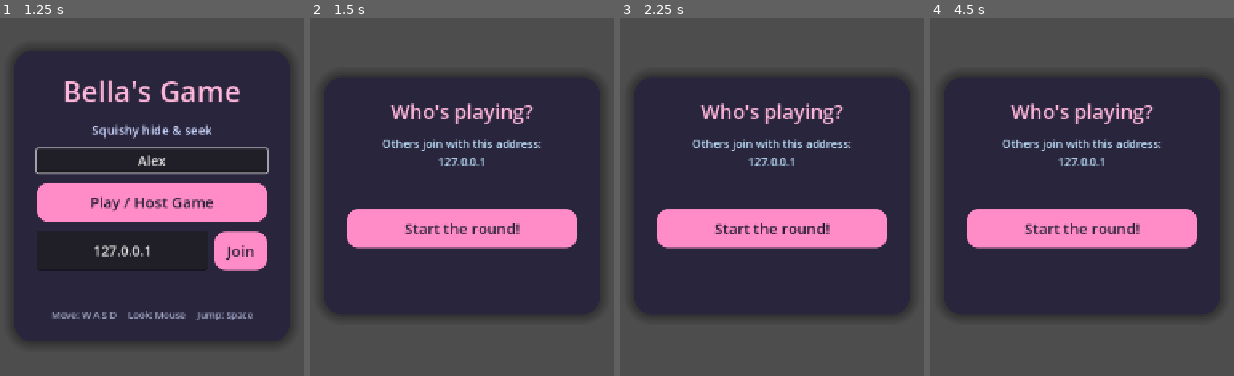
Above: before the commit, frames 1-4 (left to right).
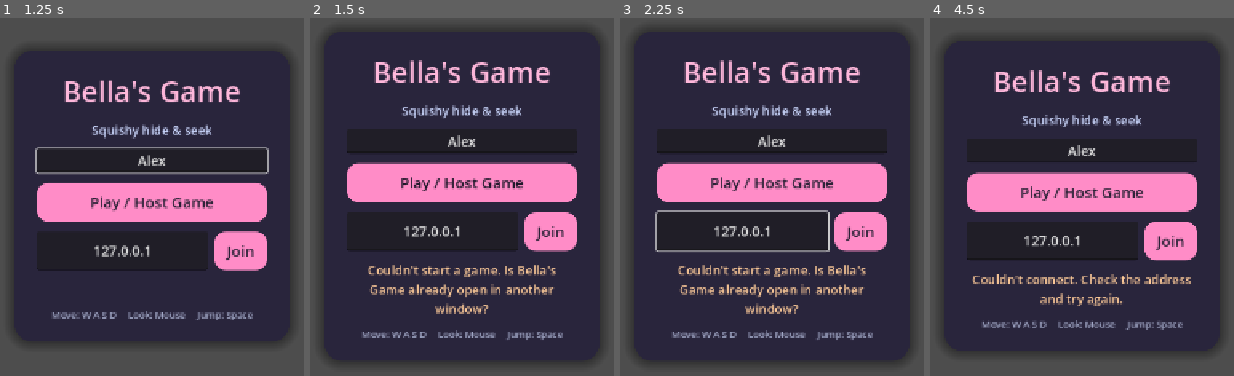
Above: after the commit, the same moments.

Repository: TheREAL-lab/bellasgame
Game: Godot game, scene res://scenes/Main.tscn
The game is run twice, just before and just after one commit, with the same random seed, the same clock (stepped at 60 frames per second) and the same inputs.
Inputs (mouse positions are in pixels of both pictures, inside the frame that each line leads up to):
- Up to frame 1 (1.25 s): click (152, 161) at 0.52 s; type "Alex" at 0.6 s
- Up to frame 2 (1.5 s): click "Play / Host Game" at 1.25 s
- Up to frame 3 (2.25 s): click (772, 229) at 2 s, where only the run before the commit has a clickable "Start the round!"
- Up to frame 4 (4.5 s): click (1082, 229) at 2.75 s, where only the run before the commit has a clickable "Start the round!"; click (1170, 232) at 3.5 s, where only the run after the commit has a clickable "Join"; move the mouse to (outside the picture) at 4.27 s; hold D (move_right) from 4.28 s (still down)

Frame 1 is identical in both runs. In frame 2, 42% of the frame differs, in the area x 4-96%, y 3-97%; in frame 3, 43%; in frame 4, 37%.

Commit message:
Add macOS export preset and surface host failures
Builds a standalone universal (Intel + Apple Silicon) app bundle that runs
without the Godot editor installed, ad-hoc signed so macOS launches it from
a double-click.

Also fixes a UX bug found while testing the build: if the port was already
bound -- which happens whenever a second copy of the game is open -- hosting
failed silently and dropped the player into an empty lobby with no
explanation. host_game() now reports failure and the menu says what's wrong.

Enables ETC2 ASTC texture import, required for arm64/universal export.
export_presets.cfg is tracked (it holds no credentials) so the build is
reproducible; build/ is ignored.

Diff:
--- a/project.godot
+++ b/project.godot
@@ -68,3 +68,4 @@
 anti_aliasing/quality/msaa_3d=2
 lights_and_shadows/directional_shadow/soft_shadow_filter_quality=3
 textures/default_filters/anisotropic_filtering_level=3
+textures/vram_compression/import_etc2_astc=true
--- a/scripts/Main.gd
+++ b/scripts/Main.gd
@@ -56,7 +56,10 @@
 ## plays a round unattended, so the whole loop can be checked without a human.
 func _run_smoke_test() -> void:
 	await get_tree().process_frame
-	NetworkManager.host_game("SmokeTester")
+	if not NetworkManager.host_game("SmokeTester"):
+		print("[test] FAILED to host -- is the port already in use?")
+		get_tree().quit()
+		return
 	print("[test] players spawned: ", NetworkManager.players.size())
 	GameManager.start_round()
 	await get_tree().create_timer(2.0).timeout
@@ -129,7 +132,9 @@
 
 
 func _on_host_pressed() -> void:
-	NetworkManager.host_game(_chosen_name())
+	if not NetworkManager.host_game(_chosen_name()):
+		status_label.text = "Couldn't start a game. Is Bella's Game already open in another window?"
+		return
 	ip_label.text = "Others join with this address:\n%s" % NetworkManager.get_local_ip()
 	ip_label.visible = true
 	start_button.visible = true
--- a/scripts/NetworkManager.gd
+++ b/scripts/NetworkManager.gd
@@ -28,20 +28,23 @@
 	multiplayer.server_disconnected.connect(_on_server_disconnected)
 
 
-func host_game(player_name: String) -> void:
+## Returns false if the port is already taken -- usually a second copy of the
+## game already running. The caller must not show the lobby in that case.
+func host_game(player_name: String) -> bool:
 	local_player_name = player_name
 	var peer := ENetMultiplayerPeer.new()
 	var err := peer.create_server(PORT, MAX_HUMAN_PLAYERS)
 	if err != OK:
 		push_error("Failed to host game: %s" % err)
 		connection_failed.emit()
-		return
+		return false
 	multiplayer.multiplayer_peer = peer
 	is_hosting = true
 	player_names[1] = player_name
 	_spawn_player(1, player_name, false)
 	_spawn_ai_bots()
 	player_list_changed.emit()
+	return true
 
 
 func join_game(address: String, player_name: String) -> void:
Not shown, added: export_presets.cfg
Not shown, changed: .gitignore
